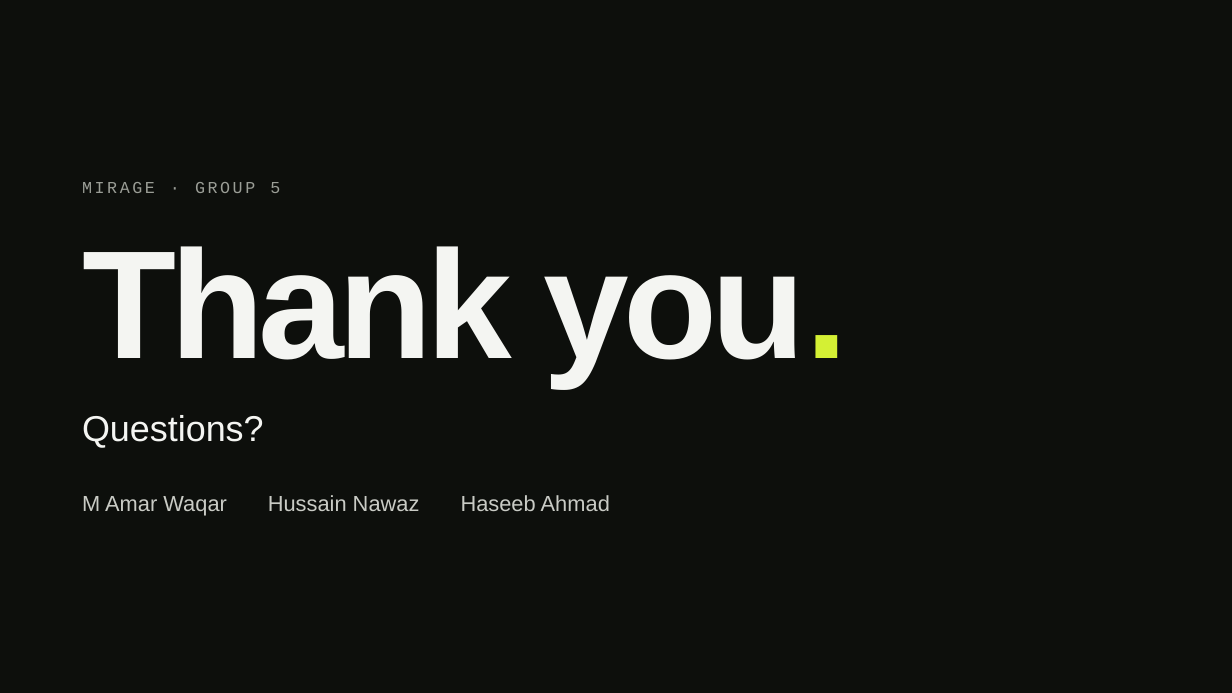
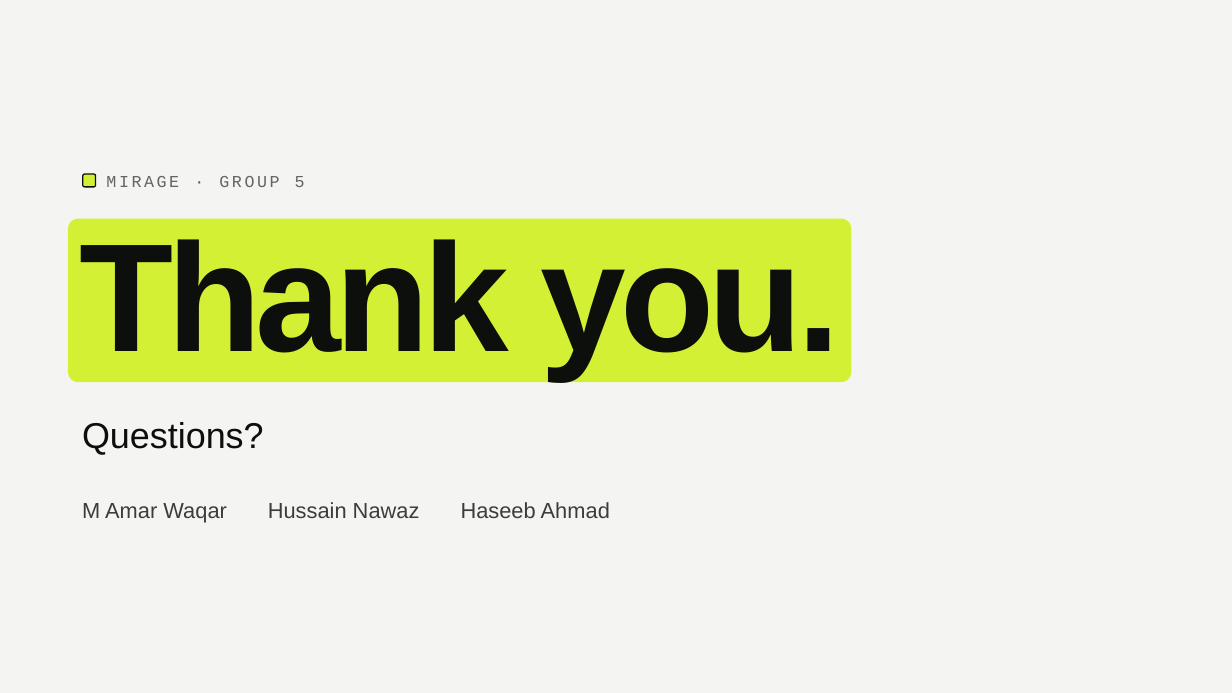
Before and after one commit to AmarWaqar-TSKLI/mirage, a slide deck: slide 14 of submissions/project-presentation/Group5_presentation.pptx. Drawn at 1232x693 pixels with LibreOffice and Linux fonts; fonts in the diff are those of the drawing. Boxes give left, top, right and bottom in pixels: in the first picture for what was removed or moved away, otherwise in the second. Text is boxed around its words. In the diff, an @@ line names an element or a change of style, - is before the commit and + after.

```diff
--- a/submissions/project-presentation/Group5_presentation.pptx
+++ b/submissions/project-presentation/Group5_presentation.pptx
@@ background #0D0F0C to #F4F5F2 @@
@@ rounded rectangle added at (83, 174, 96, 187), fill #D4F034, outline #0D0F0C 1 pt @@
@@ text "MIRAGE · GROUP 5": place and size @@
-text "MIRAGE · GROUP 5" at (82, 182, 280, 193)
+text "MIRAGE · GROUP 5" at (106, 176, 305, 187)
@@ text "MIRAGE · GROUP 5" at (106, 176, 305, 187): text colour #9A9D96 to #63665F @@
@@ title "Thank you.": place and size @@
-title "Thank you." at (82, 246, 849, 386)
+title "Thank you." at (79, 239, 840, 379)
@@ title "Thank you." at (79, 239, 840, 379): text colour #F4F5F2 to #0D0F0C in "Thank you."; text colour #D4F034 to #0D0F0C in "you."; alignment left to centre; line spacing 138pt to 122.4pt; vertical alignment top to middle @@
@@ rounded rectangle added at (68, 219, 852, 383), fill #D4F034 @@
@@ text "Questions?" at (82, 422, 264, 455): text colour #F4F5F2 to #0D0F0C @@
@@ text colour #C9CBC5 to #3B3E38 in 3 elements at (82, 503, 227, 522), (268, 502, 420, 518), (461, 502, 610, 518) @@
```
Also in this commit, not shown: 13 other slides changed.
